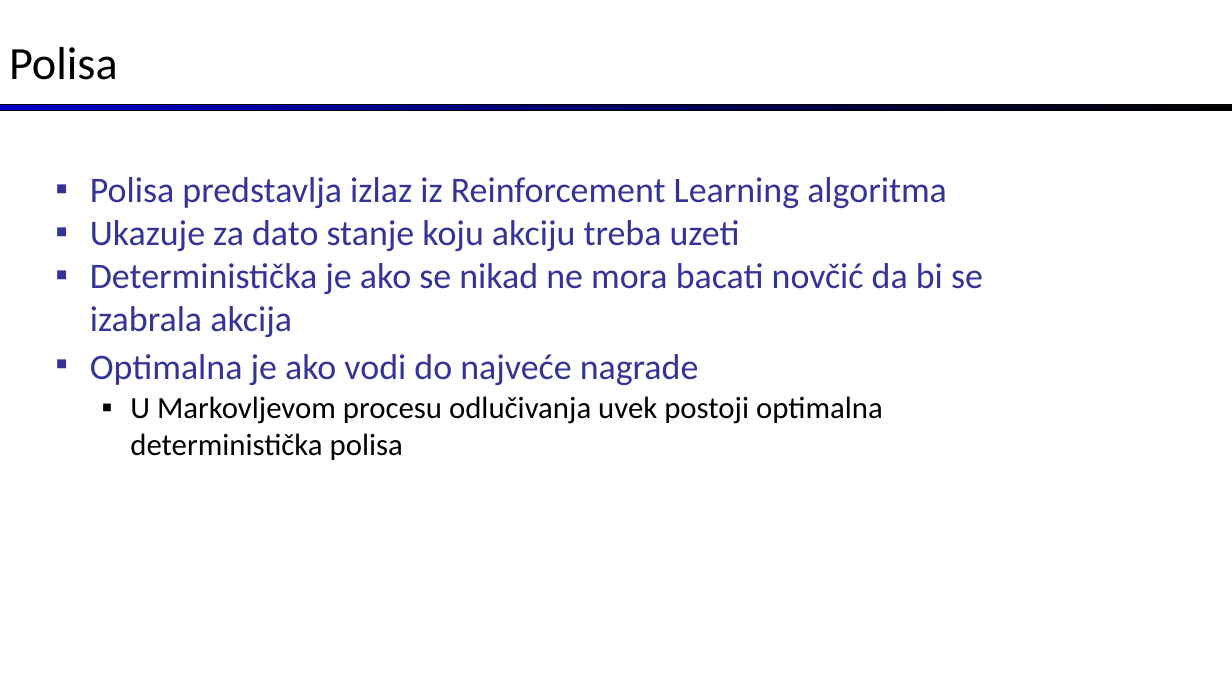
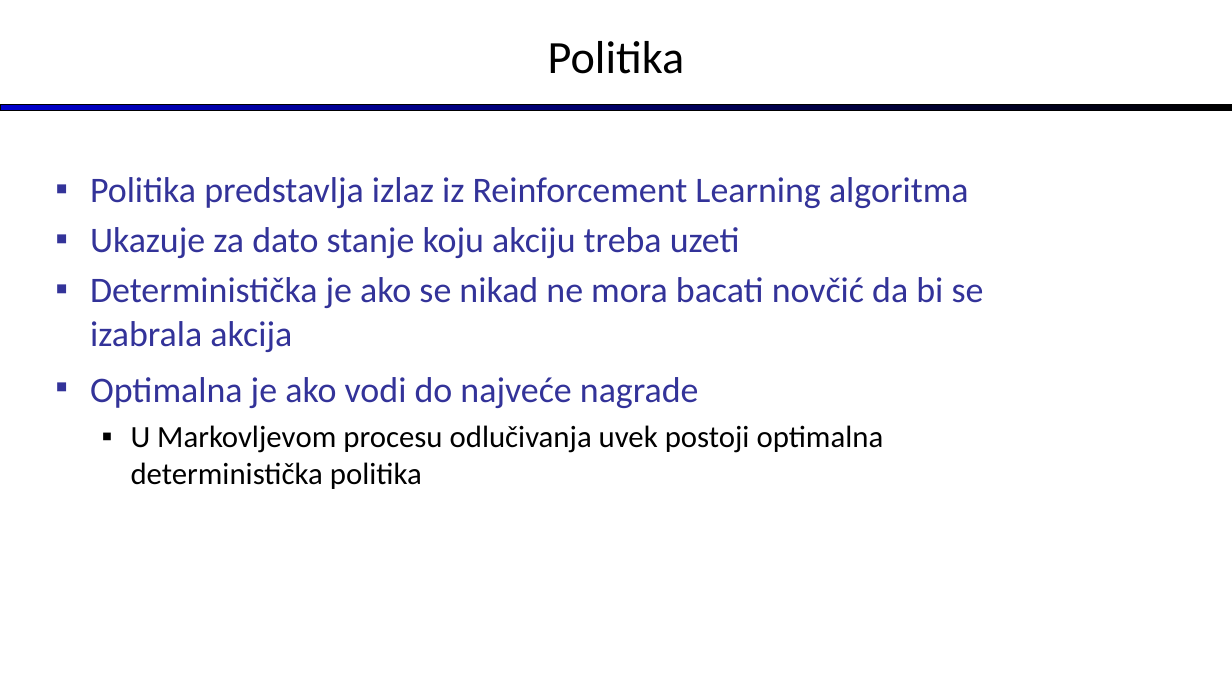
Before and after one commit to ozzy80/asynchronous_reinforcement_learning, a slide deck: slide 8 of prezentacija - skraceno.pptx. Drawn at 1232x693 pixels with LibreOffice and Linux fonts; fonts in the diff are those of the drawing. Boxes give left, top, right and bottom in pixels: in the first picture for what was removed or moved away, otherwise in the second. Text is boxed around its words. In the diff, an @@ line names an element or a change of style, - is before the commit and + after.

```diff
--- a/prezentacija - skraceno.pptx
+++ b/prezentacija - skraceno.pptx
@@ title at (548, 41, 685, 74): text changed @@
-Polisa
+Politika
@@ text at (90, 177, 969, 208): text changed @@
-▪ Polisa predstavlja izlaz iz Reinforcement Learning algoritma
+▪ Politika predstavlja izlaz iz Reinforcement Learning algoritma
@@ text at (90, 227, 984, 408): more space between paragraphs @@
@@ text at (131, 425, 884, 489): text changed @@
-  ▪ U Markovljevom procesu odlučivanja uvek postoji optimalna deterministička polisa
+  ▪ U Markovljevom procesu odlučivanja uvek postoji optimalna deterministička politika
```
Also in this commit, not shown: 23 other slides changed, 1 other file.
